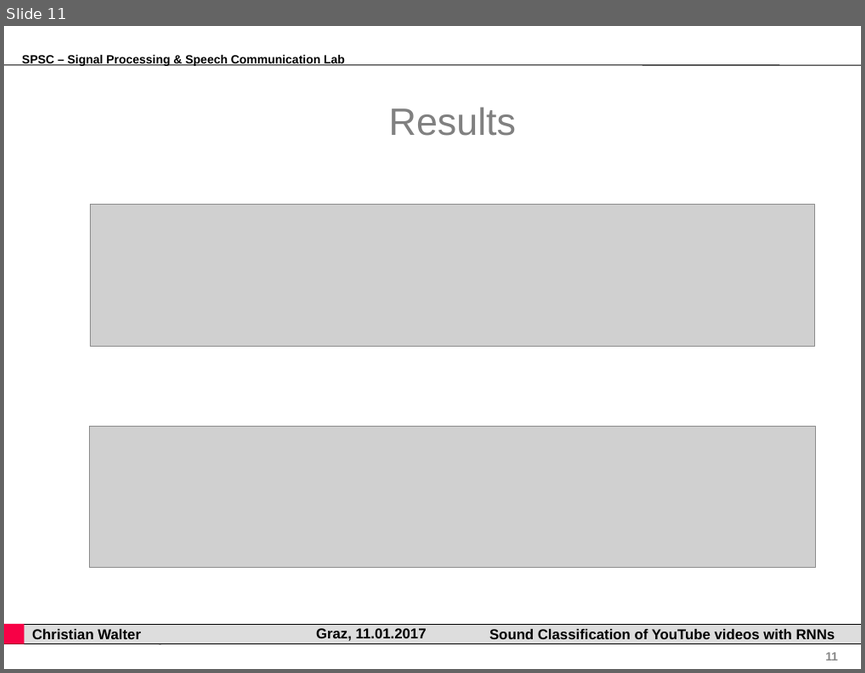
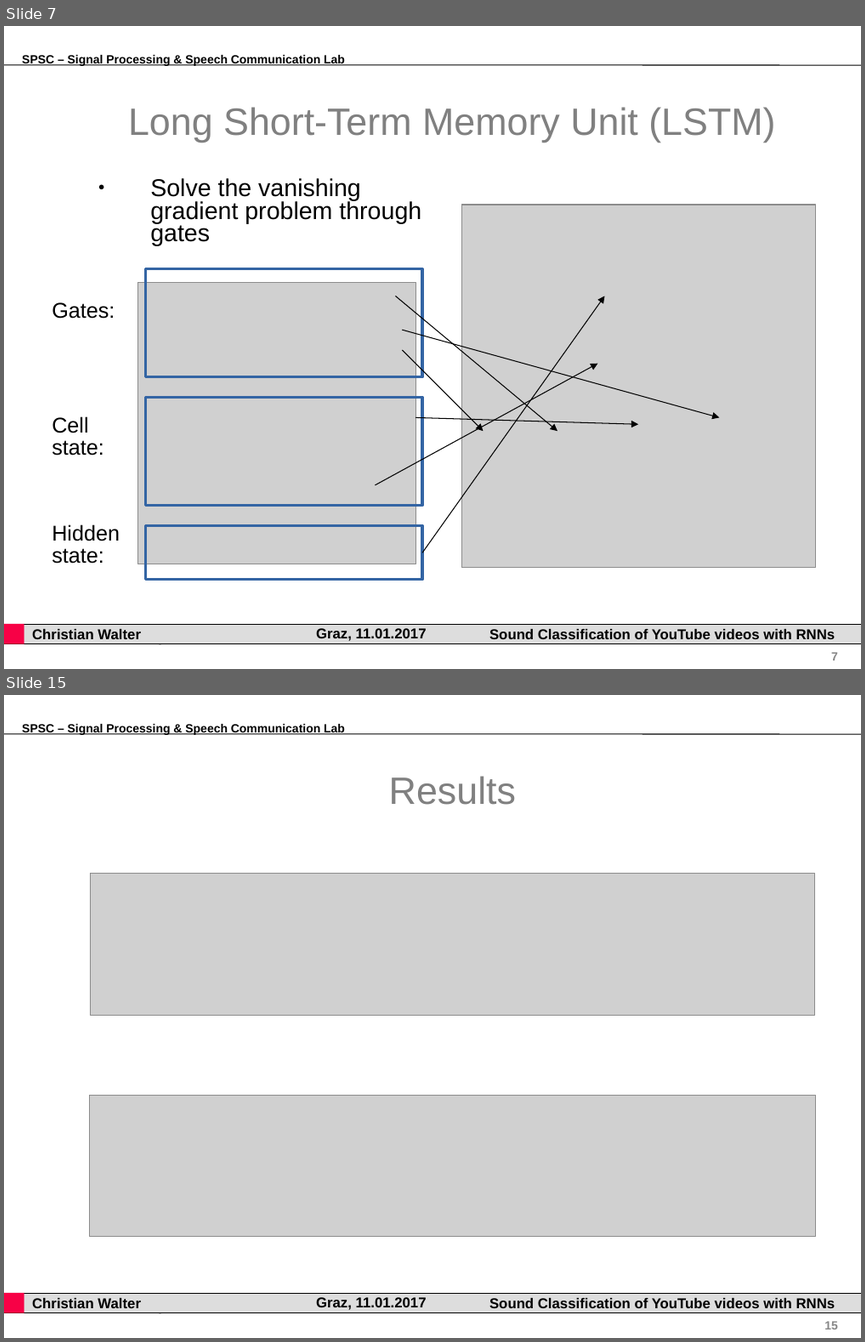
Before and after one commit to gartenschlaefer/present, a slide deck: bachelor_thesis/bachelor_thesis.ppt. Shown one above the other, each under a label of ours: slide 11 before the commit, slides 7 and 15 after it; the slides between them are not shown. The pictures are 865x673 and 865x1342 pixels, drawn with LibreOffice and Linux fonts; fonts in the diff are those of the drawing; grey boxes stand for pictures; background and template pictures are left out. Boxes give left, top, right and bottom in pixels: in the first picture for what was removed or moved away, otherwise in the second. Text is boxed around its words. In the diff, an @@ line names an element or a change of style, - is before the commit and + after.

```diff
--- a/bachelor_thesis/bachelor_thesis.ppt
+++ b/bachelor_thesis/bachelor_thesis.ppt
@@ slide 7 added at (4,26,861,669), background #FFFFFF; not listed: 8 template elements that a slide beside it also shows @@
@@ title added at (128,107,775,142), 32 pt, text #808080 @@
+Long Short-Term Memory Unit (LSTM)
@@ text added at (150,178,421,246), 20.4 pt, text #000000 @@
+● Solve the vanishing gradient problem through gates
@@ picture added at (461,204,816,567) @@
@@ rectangle added at (145,269,422,377), outline #3465A4 2.3 pt @@
@@ text added at (52,302,114,318), 18 pt, text #000000 @@
+Gates:
@@ picture added at (137,282,415,563) @@
@@ arrow added from (396, 296) to (557, 431), #000000 0.74 pt @@
@@ arrow added from (422, 552) to (605, 296), #000000 0.74 pt @@
@@ arrow added from (403, 329) to (720, 418), #000000 0.74 pt @@
@@ arrow added from (403, 350) to (483, 431), #000000 0.74 pt @@
@@ arrow added from (375, 485) to (598, 363), #000000 0.74 pt @@
@@ rectangle added at (145,397,422,505), outline #3465A4 2.3 pt @@
@@ text added at (52,416,104,455), 18 pt, text #000000 @@
+Cell
+state:
@@ arrow added from (415, 418) to (638, 425), #000000 0.74 pt @@
@@ text added at (52,524,120,563), 18 pt, text #000000 @@
+Hidden state:
@@ rectangle added at (145,526,422,579), outline #3465A4 2.3 pt @@
@@ what was slide 11 is now slide 15 @@
@@ page number at (824,1321,838,1329): text changed @@
-11
+15
```
Also in this commit, not shown: 6 slides changed, 5 other slides added, 2 slides removed, 7 other files.
